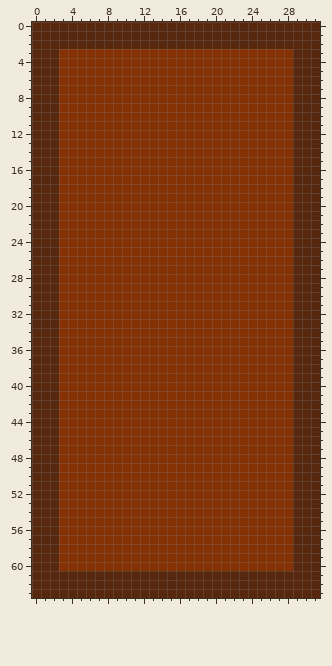
Pixel-art sprite, stored at graphics/door.png. That is the earlier state.
The file is 32x64 pixels.
Once edited:
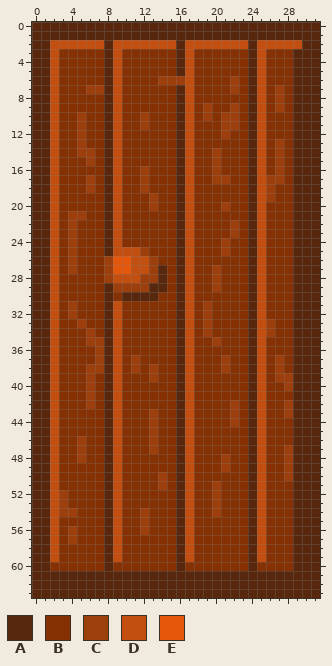
Palette (. is transparent): A #58280e  B #863103  C #9d3f0c  D #c24e0f  E #e4570a
Edits made:
@@ x 0..31 @@
  1 AAAAAAAAAAAAAAAAAAAAAAAAAAAAAAAA
- 2 AAAAAAAAAAAAAAAAAAAAAAAAAAAAAAAA
- 3 AAABBBBBBBBBBBBBBBBBBBBBBBBBBAAA
- 4 AAABBBBBBBBBBBBBBBBBBBBBBBBBBAAA
- 5 AAABBBBBBBBBBBBBBBBBBBBBBBBBBAAA
- 6 AAABBBBBBBBBBBBBBBBBBBBBBBBBBAAA
- 7 AAABBBBBBBBBBBBBBBBBBBBBBBBBBAAA
- 8 AAABBBBBBBBBBBBBBBBBBBBBBBBBBAAA
- 9 AAABBBBBBBBBBBBBBBBBBBBBBBBBBAAA
-10 AAABBBBBBBBBBBBBBBBBBBBBBBBBBAAA
-11 AAABBBBBBBBBBBBBBBBBBBBBBBBBBAAA
-12 AAABBBBBBBBBBBBBBBBBBBBBBBBBBAAA
-13 AAABBBBBBBBBBBBBBBBBBBBBBBBBBAAA
-14 AAABBBBBBBBBBBBBBBBBBBBBBBBBBAAA
-15 AAABBBBBBBBBBBBBBBBBBBBBBBBBBAAA
-16 AAABBBBBBBBBBBBBBBBBBBBBBBBBBAAA
-17 AAABBBBBBBBBBBBBBBBBBBBBBBBBBAAA
-18 AAABBBBBBBBBBBBBBBBBBBBBBBBBBAAA
-19 AAABBBBBBBBBBBBBBBBBBBBBBBBBBAAA
-20 AAABBBBBBBBBBBBBBBBBBBBBBBBBBAAA
-21 AAABBBBBBBBBBBBBBBBBBBBBBBBBBAAA
-22 AAABBBBBBBBBBBBBBBBBBBBBBBBBBAAA
-23 AAABBBBBBBBBBBBBBBBBBBBBBBBBBAAA
-24 AAABBBBBBBBBBBBBBBBBBBBBBBBBBAAA
-25 AAABBBBBBBBBBBBBBBBBBBBBBBBBBAAA
-26 AAABBBBBBBBBBBBBBBBBBBBBBBBBBAAA
-27 AAABBBBBBBBBBBBBBBBBBBBBBBBBBAAA
-28 AAABBBBBBBBBBBBBBBBBBBBBBBBBBAAA
-29 AAABBBBBBBBBBBBBBBBBBBBBBBBBBAAA
-30 AAABBBBBBBBBBBBBBBBBBBBBBBBBBAAA
-31 AAABBBBBBBBBBBBBBBBBBBBBBBBBBAAA
-32 AAABBBBBBBBBBBBBBBBBBBBBBBBBBAAA
-33 AAABBBBBBBBBBBBBBBBBBBBBBBBBBAAA
-34 AAABBBBBBBBBBBBBBBBBBBBBBBBBBAAA
-35 AAABBBBBBBBBBBBBBBBBBBBBBBBBBAAA
-36 AAABBBBBBBBBBBBBBBBBBBBBBBBBBAAA
-37 AAABBBBBBBBBBBBBBBBBBBBBBBBBBAAA
-38 AAABBBBBBBBBBBBBBBBBBBBBBBBBBAAA
-39 AAABBBBBBBBBBBBBBBBBBBBBBBBBBAAA
-40 AAABBBBBBBBBBBBBBBBBBBBBBBBBBAAA
-41 AAABBBBBBBBBBBBBBBBBBBBBBBBBBAAA
-42 AAABBBBBBBBBBBBBBBBBBBBBBBBBBAAA
-43 AAABBBBBBBBBBBBBBBBBBBBBBBBBBAAA
-44 AAABBBBBBBBBBBBBBBBBBBBBBBBBBAAA
-45 AAABBBBBBBBBBBBBBBBBBBBBBBBBBAAA
-46 AAABBBBBBBBBBBBBBBBBBBBBBBBBBAAA
-47 AAABBBBBBBBBBBBBBBBBBBBBBBBBBAAA
-48 AAABBBBBBBBBBBBBBBBBBBBBBBBBBAAA
-49 AAABBBBBBBBBBBBBBBBBBBBBBBBBBAAA
-50 AAABBBBBBBBBBBBBBBBBBBBBBBBBBAAA
-51 AAABBBBBBBBBBBBBBBBBBBBBBBBBBAAA
-52 AAABBBBBBBBBBBBBBBBBBBBBBBBBBAAA
-53 AAABBBBBBBBBBBBBBBBBBBBBBBBBBAAA
-54 AAABBBBBBBBBBBBBBBBBBBBBBBBBBAAA
-55 AAABBBBBBBBBBBBBBBBBBBBBBBBBBAAA
-56 AAABBBBBBBBBBBBBBBBBBBBBBBBBBAAA
-57 AAABBBBBBBBBBBBBBBBBBBBBBBBBBAAA
-58 AAABBBBBBBBBBBBBBBBBBBBBBBBBBAAA
-59 AAABBBBBBBBBBBBBBBBBBBBBBBBBBAAA
-60 AAABBBBBBBBBBBBBBBBBBBBBBBBBBAAA
+ 2 AADDDDDDADDDDDDDADDDDDDDADDDDDAA
+ 3 AADBBBBBADBBBBBBADBBBBBBADBBBAAA
+ 4 AADBBBBBADBBBBBBADBBBBBBADBBBAAA
+ 5 AADBBBBBADBBBBBBADBBBBBBADBBBAAA
+ 6 AADBBBBBADBBBBCCCDBBBBCBADBBBAAA
+ 7 AADBBBCCADBBBBBBADBBBBCBADBCBAAA
+ 8 AADBBBBBADBBBBBBADBBBBBBADBCBAAA
+ 9 AADBBBBBADBBBBBBADBCBBCBADBCBAAA
+10 AADBBCBBADBBCBBBADBCBCCBADBBBAAA
+11 AADBBCBBADBBCBBBADBBBCCBADBBBAAA
+12 AADBBCBBADBBBBBBADBBBCBBADBBBAAA
+13 AADBBCBBADBBBBBBADBBBBBBADBCBAAA
+14 AADBBCCBADBBBBBBADBBCBBBADBCBAAA
+15 AADBBBCBADBBBBBBADBBCBBBADBCBAAA
+16 AADBBBBBADBBCBBBADBBCBBBADBCBAAA
+17 AADBBBCBADBBCBBBADBBCCBBADCCBAAA
+18 AADBBBCBADBBCBBBADBBBBBBADCBBAAA
+19 AADBBBBBADBBBCBBADBBBBBBADCBBAAA
+20 AADBBBBBADBBBCBBADBBBCBBADBBBAAA
+21 AADBCCBBADBBBBBBADBBBBBBADBBBAAA
+22 AADBCBBBADBBBBBBADBBBBCBADBBBAAA
+23 AADBCBBBADBBBBBBADBBBBCBADBBBAAA
+24 AADBCBBBADBBBBBBADBBBCBBADBBBAAA
+25 AADBCBBBADDDCBBBADBBBCBBADBBBAAA
+26 AADBCBBBCEEDDCBBADBBBBBBADBBBAAA
+27 AADBCBBBCEEDDCABADBBCBBBADBBBAAA
+28 AADBBBBBCDDDCCABADBBCBBBADBBBAAA
+29 AADBBBBBACCCCAABADBBCBBBADBBBAAA
+30 AADBBBBBABAAAABBADBBBBBBADBBBAAA
+31 AADBCBBBADBBBBBBADBCBBBBADBBBAAA
+32 AADBCBBBADBBBBBBADBCBBBBADBBBAAA
+33 AADBBCBBADBBBBBBADBCBBBBADCBBAAA
+34 AADBBBCBADBBBBBBADBCBBBBADCBBAAA
+35 AADBBBCCADBBBBBBADBBCBBBADBBBAAA
+36 AADBBBBCADBBBBBBADBBBBBBADBBBAAA
+37 AADBBBBCADBCBBBBADBBBCBBADBCBAAA
+38 AADBBBCCADBCBCBBADBBBCBBADBCBAAA
+39 AADBBBCBADBBBCBBADBBBBBBADBCCAAA
+40 AADBBBCBADBBBBBBADBBBBBBADBBCAAA
+41 AADBBBCBADBBBBBBADBBBBBBADBBBAAA
+42 AADBBBCBADBBBBBBADBBBBCBADBBCAAA
+43 AADBBBBBADBBBCBBADBBBBCBADBBCAAA
+44 AADBBBBBADBBBCBBADBBBBCBADBBBAAA
+45 AADBBBBBADBBBCBBADBBBBBBADBBBAAA
+46 AADBBCBBADBBBCBBADBBBBBBADBBBAAA
+47 AADBBCBBADBBBCBBADBBBBBBADBBCAAA
+48 AADBBCBBADBBBBBBADBBBCBBADBBCAAA
+49 AADBBBBBADBBBBBBADBBBCBBADBBCAAA
+50 AADBBBBBADBBBBCBADBBBBBBADBBCAAA
+51 AADBBBBBADBBBBCBADBBCBBBADBBBAAA
+52 AADCBBBBADBBBBBBADBBCBBBADBBBAAA
+53 AADCBBBBADBBBBBBADBBCBBBADBBBAAA
+54 AADCCBBBADBBCBBBADBBCBBBADBBBAAA
+55 AADBBBBBADBBCBBBADBBBBBBADBBBAAA
+56 AADBCBBBADBBCBBBADBBBBBBADBBBAAA
+57 AADBCBBBADBBBBBBADBBBBBBADBBBAAA
+58 AADBBBBBADBBBBBBADBBBBBBADBBBAAA
+59 AADBBBBBADBBBBBBADBBBBBBADBBBAAA
+60 AABBBBBBABBBBBBBABBBBBBBABBBBAAA
 61 AAAAAAAAAAAAAAAAAAAAAAAAAAAAAAAA
Boxes around the changes in both pictures, in picture pixels (x1, y1, x2, y2):
changed: (50, 40, 302, 571)
